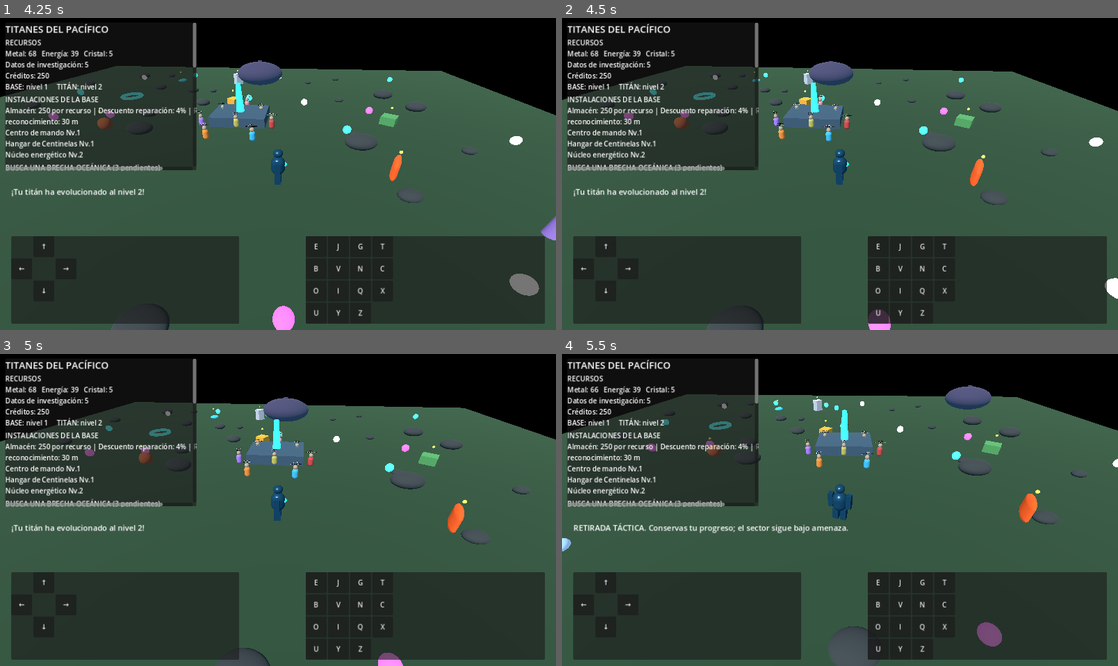
Above: before the commit, frames 1-4 (two rows, left to right).
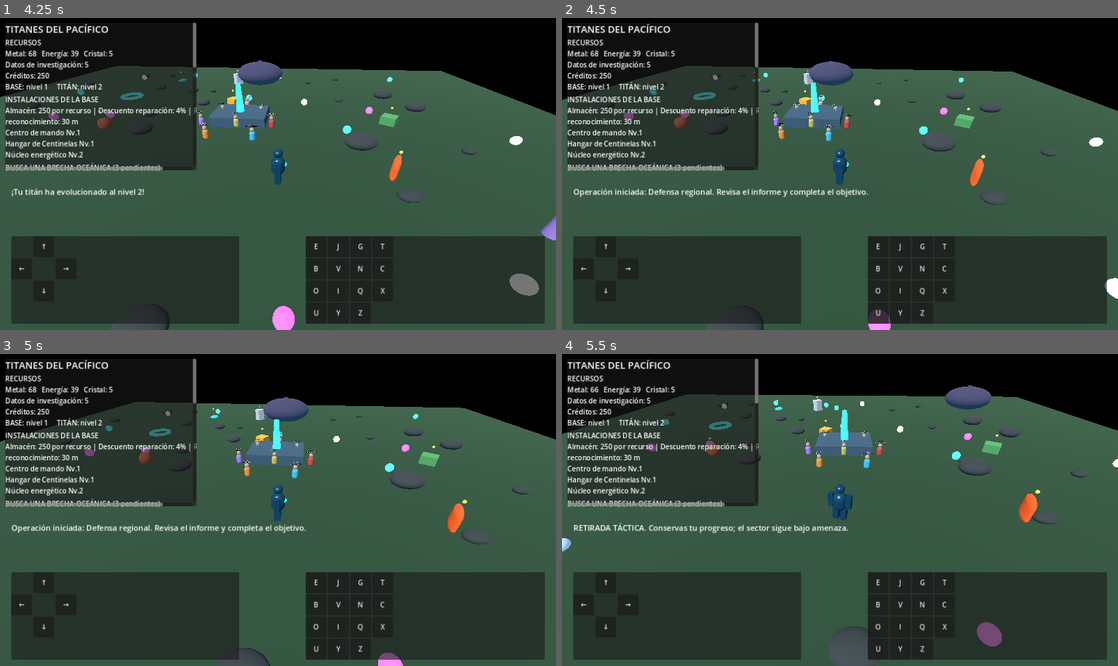
Above: after the commit, the same moments.

Repository: edwjacpinros2012-dev/Titanes-del-Pac-fico-
Game: Godot game, scene res://scenes/main.tscn
Same seed, same stepped clock (60 frames per second), same inputs: the game is played once before the commit and once after it.
Inputs:
- Up to frame 1 (4.25 s): tap Enter at 0.5 s; hold D (move_right) 0.53-1.28 s; hold P (alliance_create) 0.53-1.28 s; hold S (move_back) 1.28-2.03 s; tap K (alliance_join) at 1.35 s; hold D (move_right) 2.03-2.78 s; hold V (base_select_next) 2.03-2.78 s; hold N (base_upgrade_selected) 2.78-3.53 s; tap E (collect) at 2.85 s; hold A (move_left) from 3.53 s (still down); hold T (evolve_titan) from 3.53 s (still down)
- Up to frame 2 (4.5 s): keep holding A (move_left); release T (evolve_titan) at 4.28 s; tap J (kaiju_engage) at 4.35 s
- Up to frame 3 (5 s): keep holding A (move_left)
- Up to frame 4 (5.5 s): release A (move_left) at 5.03 s; hold S (move_back) from 5.03 s (still down); hold G (kaiju_retreat) from 5.03 s (still down)

Frame 1 is identical in both runs. In frame 2, 0.7% of the frame differs, in the area x 2-55%, y 54-58%; in frame 3, 0.7%; in frame 4, nothing differs.
Error before the commit: Invalid call. Nonexistent function 'get_condition_ratio' in base 'Node (CentinelDamageModel)'. (res://scripts/main.gd:409)

Commit message:
Calculate Centinel condition from subsystem health

Diff:
--- a/scripts/main.gd
+++ b/scripts/main.gd
@@ -391,6 +391,14 @@
 	community_client.request_failed.connect(_on_online_error)
 
 
+func _get_titan_condition_ratio() -> float:
+	if damage_model == null or damage_model.systems.is_empty():
+		return 1.0
+	var total := 0.0
+	for value in damage_model.systems.values():
+		total += float(value)
+	return clampf(total / (float(damage_model.systems.size()) * 100.0), 0.0, 1.0)
+
 func _begin_kaiju_operation() -> void:
 	if kaiju_war == null or mission_run == null:
 		_show_status("El sistema de operaciones no está disponible.")
@@ -410,7 +418,7 @@
 		"threat": kaiju_war.threat,
 		"pilot_level": campaign.player_level if campaign else 1,
 		"titan_generation": campaign.jaeger_generation if campaign else 1,
-		"titan_condition": damage_model.get_condition_ratio() if damage_model else 1.0
+		"titan_condition": _get_titan_condition_ratio()
 	}
 	if not mission_run.start_mission(mission, threat_brief) or not mission_run.begin_operation():
 		kaiju_war.resolve_battle("retreat")
